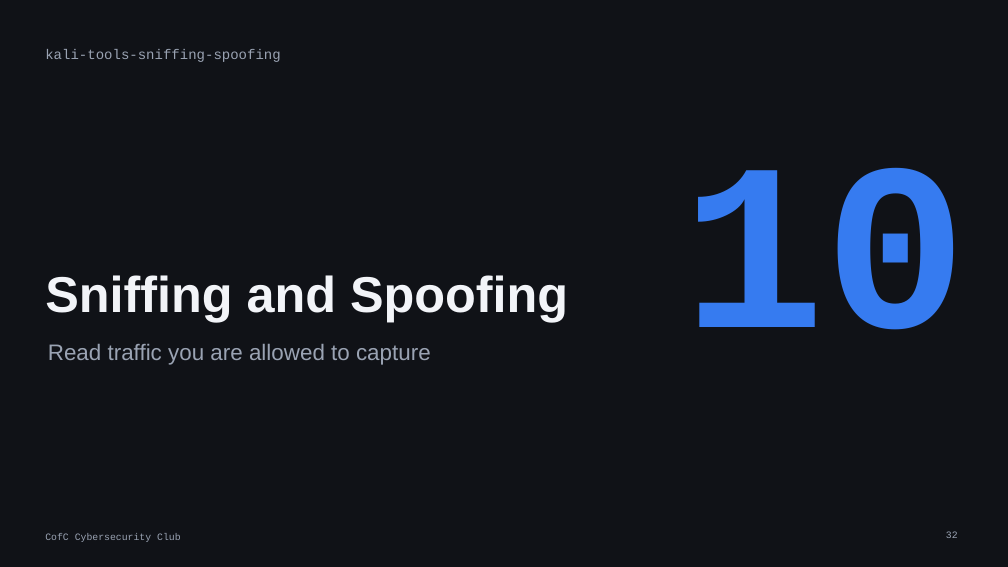
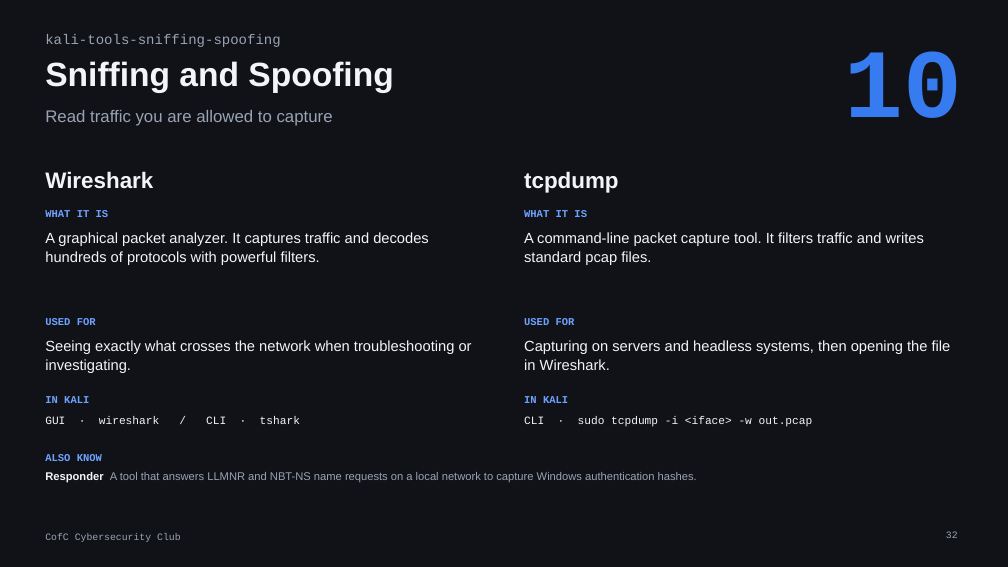
Before and after one commit to cofcsecurity/cofcsecurity.github.io, a slide deck: slide 32 of static/slides/22-kali-tools.pptx. Drawn at 1008x567 pixels with LibreOffice and Linux fonts; fonts in the diff are those of the drawing. Boxes give left, top, right and bottom in pixels: in the first picture for what was removed or moved away, otherwise in the second. Text is boxed around its words. In the diff, an @@ line names an element or a change of style, - is before the commit and + after.

Commit message:
Update Kali Linux Tools slides

```diff
--- a/static/slides/22-kali-tools.pptx
+++ b/static/slides/22-kali-tools.pptx
@@ text "10": place and size @@
-text "10" at (682,167,968,330)
+text "10" at (845,51,963,118)
@@ text "10" at (845,51,963,118): size 340 to 140 pt @@
@@ text "kali-tools-sniffing-spoofing": place and size @@
-text "kali-tools-sniffing-spoofing" at (45,49,280,62)
+text "kali-tools-sniffing-spoofing" at (45,34,280,47)
@@ text "Sniffing and Spoofing": place and size @@
-text "Sniffing and Spoofing" at (45,275,568,322)
+text "Sniffing and Spoofing" at (45,61,393,92)
@@ text "Sniffing and Spoofing" at (45,61,393,92): size 72 to 48 pt; vertical alignment bottom to top @@
@@ text "Read traffic you are allowed ...": place and size @@
-text "Read traffic you are allowed ..." at (48,344,431,365)
+text "Read traffic you are allowed ..." at (45,110,333,126)
@@ text "Read traffic you are allowed ..." at (45,110,333,126): size 32 to 24 pt @@
@@ text added at (45,171,153,189), 32 pt, text #F2F4F8, bold @@
+Wireshark
@@ text added at (524,171,619,193), 32 pt, text #F2F4F8, bold @@
+tcpdump
@@ text added at (45,210,109,217), 15 pt, text #6FA2FF, bold @@
+WHAT IT IS
@@ text added at (45,232,429,265), 21 pt, text #F2F4F8 @@
+A graphical packet analyzer. It captures traffic and decodes hundreds of protocols with powerful filters.
@@ text added at (524,210,587,217), 15 pt, text #6FA2FF, bold @@
+WHAT IT IS
@@ text added at (524,232,924,265), 21 pt, text #F2F4F8 @@
+A command-line packet capture tool. It filters traffic and writes standard pcap files.
@@ text added at (45,318,96,325), 15 pt, text #6FA2FF, bold @@
+USED FOR
@@ text added at (524,318,575,325), 15 pt, text #6FA2FF, bold @@
+USED FOR
@@ text added at (45,340,472,373), 21 pt, text #F2F4F8 @@
+Seeing exactly what crosses the network when troubleshooting or investigating.
@@ text added at (524,340,951,370), 21 pt, text #F2F4F8 @@
+Capturing on servers and headless systems, then opening the file in Wireshark.
@@ text added at (45,396,89,403), 15 pt, text #6FA2FF, bold @@
+IN KALI
@@ text added at (45,416,300,424), 16 pt, text #F2F4F8 @@
+GUI · wireshark / CLI · tshark
@@ text added at (524,396,568,403), 15 pt, text #6FA2FF, bold @@
+IN KALI
@@ text added at (524,416,813,427), 16 pt, text #F2F4F8 @@
+CLI · sudo tcpdump -i <iface> -w out.pcap
@@ text added at (45,454,102,461), 15 pt, text #6FA2FF, bold @@
+ALSO KNOW
@@ text added at (45,472,697,483), 16 pt, text #9AA3B3 @@
+Responder A tool that answers LLMNR and NBT-NS name requests on a local network to capture Windows authentication hashes.
```
Also in this commit, not shown: 14 other slides changed, 1 slide removed.
